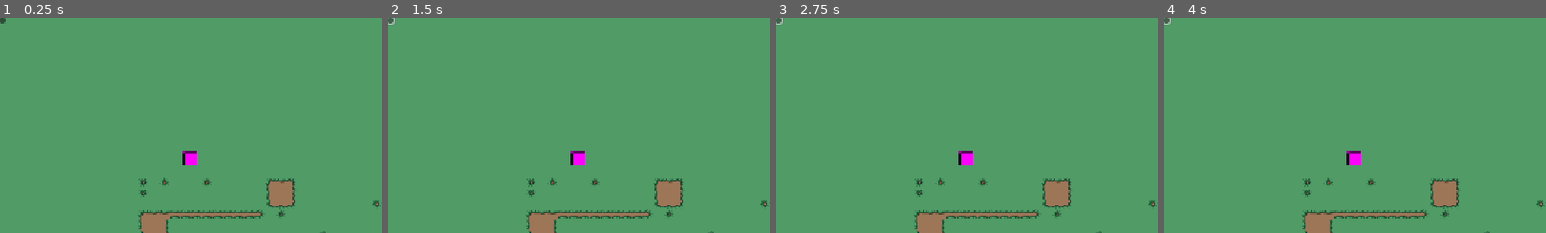
Above: before the commit, frames 1-4 (left to right).
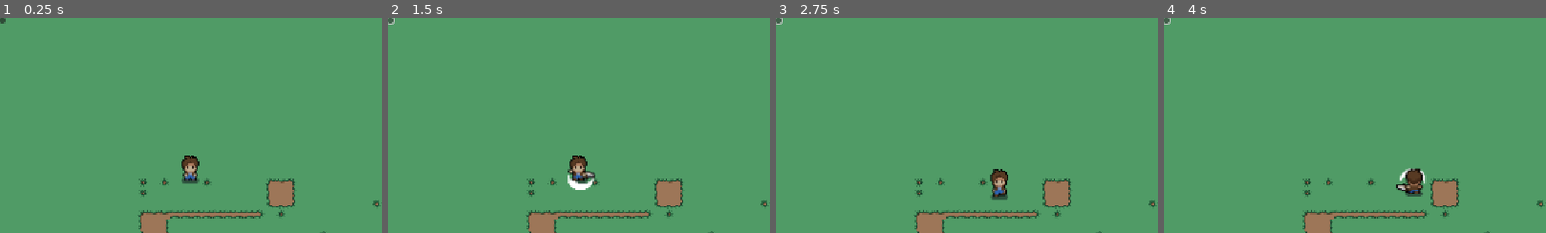
Above: after the commit, the same moments.

Repository: martz-rgb/godot-games
Game: Godot game, scene res://scenes/main.tscn
The game is run twice, just before and just after one commit, with the same random seed, the same clock (stepped at 60 frames per second) and the same inputs. The project has no main scene, so this scene is started directly.
Inputs (mouse positions are % of the whole screen's width and height, from its top left):
- Up to frame 1 (0.25 s): no input
- Up to frame 2 (1.5 s): click (0, 1) at 0.5 s; tap Enter (ui_accept) at 1.25, 1.35 s; hold Right (ui_right) from 1.28 s (still down)
- Up to frame 3 (2.75 s): tap Enter (ui_accept) at 1.52, 1.82, 2.1, 2.27, 2.57 s; release Right (ui_right) at 2.03 s; hold Down (ui_down) from 2.03 s (still down)
- Up to frame 4 (4 s): release Down (ui_down) at 2.78 s; hold Right (ui_right) 2.78-3.53 s; tap Enter (ui_accept) at 2.85, 3.6, 3.77 s; hold Up (ui_up) from 3.53 s (still down)
The pictures show only the part of the screen within x 0-50%, y 0-50%; the shares and areas given below are measured in that part.

The runs differ from the first frame. In frame 1, 0.6% of the frame differs, in the area x 47-53%, y 61-77%; in frame 2, 0.9%; in frame 3, 0.8%; in frame 4, 1.0%, in the area x 47-69%, y 61-84%.

Commit message:
add animations & input

Diff:
--- a/shovel/project.godot
+++ b/shovel/project.godot
@@ -23,6 +23,14 @@
 window/stretch/mode="canvas_items"
 window/stretch/aspect="expand"
 
+[input]
+
+ui_action={
+"deadzone": 0.2,
+"events": [Object(InputEventKey,"resource_local_to_scene":false,"resource_name":"","device":-1,"window_id":0,"alt_pressed":false,"shift_pressed":false,"ctrl_pressed":false,"meta_pressed":false,"pressed":false,"keycode":0,"physical_keycode":32,"key_label":0,"unicode":32,"location":0,"echo":false,"script":null)
+]
+}
+
 [physics]
 
 3d/physics_engine="Jolt Physics"
--- a/shovel/scenes/player.tscn
+++ b/shovel/scenes/player.tscn
@@ -1,19 +1,249 @@
 [gd_scene format=3 uid="uid://bs57ay37e38mu"]
 
+[ext_resource type="Script" uid="uid://du1ay1v58enm2" path="res://scripts/player.gd" id="1_g2els"]
+[ext_resource type="Texture2D" uid="uid://brc32mydvty2v" path="res://sprites/player.png" id="2_qhqgy"]
+
 [sub_resource type="RectangleShape2D" id="RectangleShape2D_enu52"]
 
-[sub_resource type="PlaceholderTexture2D" id="PlaceholderTexture2D_2cjtp"]
-size = Vector2(20, 20)
-
-[sub_resource type="SpriteFrames" id="SpriteFrames_enu52"]
+[sub_resource type="Animation" id="Animation_g2els"]
+length = 0.001
+tracks/0/type = "value"
+tracks/0/imported = false
+tracks/0/enabled = true
+tracks/0/path = NodePath("Sprite2D:frame")
+tracks/0/interp = 1
+tracks/0/loop_wrap = true
+tracks/0/keys = {
+"times": PackedFloat32Array(0),
+"transitions": PackedFloat32Array(1),
+"update": 1,
+"values": [1]
+}
+
+[sub_resource type="Animation" id="Animation_qhqgy"]
+resource_name = "attack_back"
+length = 0.8
+step = 0.2
+tracks/0/type = "value"
+tracks/0/imported = false
+tracks/0/enabled = true
+tracks/0/path = NodePath("Sprite2D:frame")
+tracks/0/interp = 1
+tracks/0/loop_wrap = true
+tracks/0/keys = {
+"times": PackedFloat32Array(0, 0.2, 0.4, 0.6),
+"transitions": PackedFloat32Array(1, 1, 1, 1),
+"update": 1,
+"values": [48, 49, 50, 51]
+}
+tracks/1/type = "method"
+tracks/1/imported = false
+tracks/1/enabled = true
+tracks/1/path = NodePath(".")
+tracks/1/interp = 1
+tracks/1/loop_wrap = true
+tracks/1/keys = {
+"times": PackedFloat32Array(0.6),
+"transitions": PackedFloat32Array(1),
+"values": [{
+"args": [],
+"method": &"dig"
+}]
+}
+
+[sub_resource type="Animation" id="Animation_dqkch"]
+resource_name = "attack_front"
+length = 0.8
+step = 0.2
+tracks/0/type = "value"
+tracks/0/imported = false
+tracks/0/enabled = true
+tracks/0/path = NodePath("Sprite2D:frame")
+tracks/0/interp = 1
+tracks/0/loop_wrap = true
+tracks/0/keys = {
+"times": PackedFloat32Array(0, 0.2, 0.4, 0.6),
+"transitions": PackedFloat32Array(1, 1, 1, 1),
+"update": 1,
+"values": [36, 37, 38, 39]
+}
+tracks/1/type = "method"
+tracks/1/imported = false
+tracks/1/enabled = true
+tracks/1/path = NodePath(".")
+tracks/1/interp = 1
+tracks/1/loop_wrap = true
+tracks/1/keys = {
+"times": PackedFloat32Array(0.6),
+"transitions": PackedFloat32Array(1),
+"values": [{
+"args": [],
+"method": &"dig"
+}]
+}
+
+[sub_resource type="Animation" id="Animation_qlg0r"]
+resource_name = "attack_side"
+length = 0.8
+step = 0.2
+tracks/0/type = "value"
+tracks/0/imported = false
+tracks/0/enabled = true
+tracks/0/path = NodePath("Sprite2D:frame")
+tracks/0/interp = 1
+tracks/0/loop_wrap = true
+tracks/0/keys = {
+"times": PackedFloat32Array(0, 0.2, 0.4, 0.6),
+"transitions": PackedFloat32Array(1, 1, 1, 1),
+"update": 1,
+"values": [42, 43, 44, 45]
+}
+tracks/1/type = "method"
+tracks/1/imported = false
+tracks/1/enabled = true
+tracks/1/path = NodePath(".")
+tracks/1/interp = 1
+tracks/1/loop_wrap = true
+tracks/1/keys = {
+"times": PackedFloat32Array(0.6),
+"transitions": PackedFloat32Array(1),
+"values": [{
+"args": [],
+"method": &"dig"
+}]
+}
+
+[sub_resource type="Animation" id="Animation_tuyoq"]
+resource_name = "idle_back"
+step = 0.2
+tracks/0/type = "value"
+tracks/0/imported = false
+tracks/0/enabled = true
+tracks/0/path = NodePath("Sprite2D:frame")
+tracks/0/interp = 1
+tracks/0/loop_wrap = true
+tracks/0/keys = {
+"times": PackedFloat32Array(0, 0.2, 0.4, 0.6, 0.8, 1),
+"transitions": PackedFloat32Array(1, 1, 1, 1, 1, 1),
+"update": 1,
+"values": [12, 13, 14, 15, 16, 17]
+}
+
+[sub_resource type="Animation" id="Animation_fjrip"]
+resource_name = "idle_front"
+length = 1.2
+loop_mode = 1
+step = 0.2
+tracks/0/type = "value"
+tracks/0/imported = false
+tracks/0/enabled = true
+tracks/0/path = NodePath("Sprite2D:frame")
+tracks/0/interp = 1
+tracks/0/loop_wrap = true
+tracks/0/keys = {
+"times": PackedFloat32Array(0.0020427587, 0.2, 0.4, 0.6, 0.8, 1),
+"transitions": PackedFloat32Array(1, 1, 1, 1, 1, 1),
+"update": 1,
+"values": [0, 1, 2, 3, 4, 5]
+}
+
+[sub_resource type="Animation" id="Animation_smehm"]
+resource_name = "idle_side"
+length = 1.2
+loop_mode = 1
+step = 0.2
+tracks/0/type = "value"
+tracks/0/imported = false
+tracks/0/enabled = true
+tracks/0/path = NodePath("Sprite2D:frame")
+tracks/0/interp = 1
+tracks/0/loop_wrap = true
+tracks/0/keys = {
+"times": PackedFloat32Array(0, 0.2, 0.4, 0.6, 0.8, 1),
+"transitions": PackedFloat32Array(1, 1, 1, 1, 1, 1),
+"update": 1,
+"values": [6, 7, 8, 9, 10, 11]
+}
+
+[sub_resource type="Animation" id="Animation_ur7pv"]
+resource_name = "walk_back"
+length = 1.2
+loop_mode = 1
+step = 0.2
+tracks/0/type = "value"
+tracks/0/imported = false
+tracks/0/enabled = true
+tracks/0/path = NodePath("Sprite2D:frame")
+tracks/0/interp = 1
+tracks/0/loop_wrap = true
+tracks/0/keys = {
+"times": PackedFloat32Array(0, 0.2, 0.4, 0.6, 0.8, 1),
+"transitions": PackedFloat32Array(1, 1, 1, 1, 1, 1),
+"update": 1,
+"values": [30, 31, 32, 33, 34, 35]
+}
+
+[sub_resource type="Animation" id="Animation_y4r1p"]
+resource_name = "walk_front"
+length = 1.2
+loop_mode = 1
+step = 0.2
+tracks/0/type = "value"
+tracks/0/imported = false
+tracks/0/enabled = true
+tracks/0/path = NodePath("Sprite2D:frame")
+tracks/0/interp = 1
+tracks/0/loop_wrap = true
+tracks/0/keys = {
+"times": PackedFloat32Array(0, 0.2, 0.4, 0.6, 0.8, 1),
+"transitions": PackedFloat32Array(1, 1, 1, 1, 1, 1),
+"update": 1,
+"values": [18, 19, 20, 21, 22, 23]
+}
+
+[sub_resource type="Animation" id="Animation_d2wvv"]
+resource_name = "walk_side"
+length = 1.2
+step = 0.2
+tracks/0/type = "value"
+tracks/0/imported = false
+tracks/0/enabled = true
+tracks/0/path = NodePath("Sprite2D:frame")
+tracks/0/interp = 1
+tracks/0/loop_wrap = true
+tracks/0/keys = {
+"times": PackedFloat32Array(0, 0.2, 0.4, 0.6, 0.8, 1),
+"transitions": PackedFloat32Array(1, 1, 1, 1, 1, 1),
+"update": 1,
+"values": [24, 25, 26, 27, 28, 29]
+}
+
+[sub_resource type="AnimationLibrary" id="AnimationLibrary_3v2ag"]
+_data = {
+&"RESET": SubResource("Animation_g2els"),
+&"attack_back": SubResource("Animation_qhqgy"),
+&"attack_front": SubResource("Animation_dqkch"),
+&"attack_side": SubResource("Animation_qlg0r"),
+&"idle_back": SubResource("Animation_tuyoq"),
+&"idle_front": SubResource("Animation_fjrip"),
+&"idle_side": SubResource("Animation_smehm"),
+&"walk_back": SubResource("Animation_ur7pv"),
+&"walk_front": SubResource("Animation_y4r1p"),
+&"walk_side": SubResource("Animation_d2wvv")
+}
 
 [node name="Player" type="CharacterBody2D" unique_id=1740954018]
+scale = Vector2(2, 2)
+script = ExtResource("1_g2els")
 
 [node name="CollisionShape2D" type="CollisionShape2D" parent="." unique_id=625216501]
 shape = SubResource("RectangleShape2D_enu52")
 
-[node name="Sprite2D" type="Sprite2D" parent="." unique_id=1467002099]
-texture = SubResource("PlaceholderTexture2D_2cjtp")
-
-[node name="AnimatedSprite2D" type="AnimatedSprite2D" parent="." unique_id=2102132322]
-sprite_frames = SubResource("SpriteFrames_enu52")
+[node name="Sprite2D" type="Sprite2D" parent="." unique_id=764112805]
+texture = ExtResource("2_qhqgy")
+hframes = 6
+vframes = 10
+frame = 1
+
+[node name="AnimationPlayer" type="AnimationPlayer" parent="." unique_id=332927724]
+libraries/ = SubResource("AnimationLibrary_3v2ag")
--- /dev/null
+++ b/shovel/scripts/player.gd
@@ -0,0 +1,98 @@
+extends CharacterBody2D
+
+signal digged
+
+const SPEED = 300.0
+@onready var _animated_player = $AnimationPlayer
+@onready var _sprite = $Sprite2D
+var direction = Vector2(0, 1) # front is default
+
+var is_action = false
+
+class AnimationParams:
+	var animation: String
+	var flip_h: bool
+
+func _process(_delta: float) -> void:
+	update_animation()
+
+func _physics_process(_delta: float) -> void:
+	# Get the input direction and handle the movement/deceleration.
+	# As good practice, you should replace UI actions with custom gameplay actions.
+	var horizontal := Input.get_axis("ui_left", "ui_right")
+	var vertical := Input.get_axis("ui_up", "ui_down")
+
+	var is_new_action = Input.is_action_just_pressed("ui_accept")
+	if is_new_action and !is_action:
+		is_action = true
+
+	var new_velocity = Vector2(horizontal, vertical).normalized() * SPEED
+	if is_action:
+		new_velocity = Vector2(0, 0)
+
+	velocity = new_velocity
+
+	move_and_slide()
+
+
+func update_animation():
+	var new_direction = determine_direction(velocity)
+	var params = determine_animation(new_direction, velocity.length() > 0, is_action)
+
+	_sprite.flip_h = params.flip_h
+	_animated_player.play(params.animation)
+
+	direction = new_direction
+
+func determine_direction(current_velocity: Vector2) -> Vector2:
+	var new_direction = direction
+
+	if current_velocity.length() > 0:
+		if current_velocity.x == 0:
+			new_direction = Vector2(0, current_velocity.y / abs(current_velocity.y))
+		else:
+			new_direction = Vector2(current_velocity.x / abs(current_velocity.x), 0)
+
+	return new_direction
+
+func determine_animation(current_direction: Vector2, is_moving: bool, current_is_action: bool) -> AnimationParams:
+	var params = AnimationParams.new()
+	params.animation = "idle_front"
+	params.flip_h = false
+
+	if current_direction.x == 1:
+		if current_is_action:
+			params.animation = "attack_side"
+		elif is_moving:
+			params.animation = "walk_side"
+		else:
+			params.animation = "idle_side"
+		params.flip_h = false
+	elif current_direction.x == -1:
+		if current_is_action:
+			params.animation = "attack_side"
+		elif is_moving:
+			params.animation = "walk_side"
+		else:
+			params.animation = "idle_side"
+		params.flip_h = true
+	elif current_direction.y == 1:
+		if current_is_action:
+			params.animation = "attack_front"
+		elif is_moving:
+			params.animation = "walk_front"
+		else:
+			params.animation = "idle_front"
+	elif current_direction.y == -1:
+		if current_is_action:
+			params.animation = "attack_back"
+		elif is_moving:
+			params.animation = "walk_back"
+		else:
+			params.animation = "idle_back"
+
+	return params
+
+func dig():
+	is_action = false
+	digged.emit()
Not shown, added: shovel/scripts/player.gd.uid
